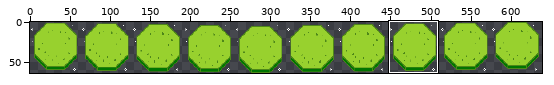
Sprite sheet -- public/assets/Tiles/Plains/Platform/sheet.png. Above: a wide view before the commit, with the close-up outlined.
Close-up. Old version:
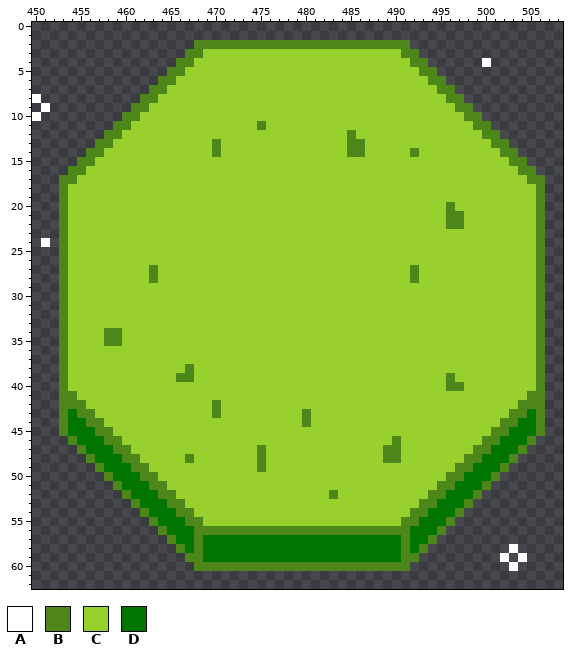
The file is 640x64 pixels. Pixels under 10% opacity are left out. Shown: x 450..508, y 0..62. The wide view leaves out empty margins. The commit also changed other parts of the picture, which this record leaves out.
Palette (. is transparent): A #ffffff  B #4e8719  C #98d12e  D #007500
Now the later version:
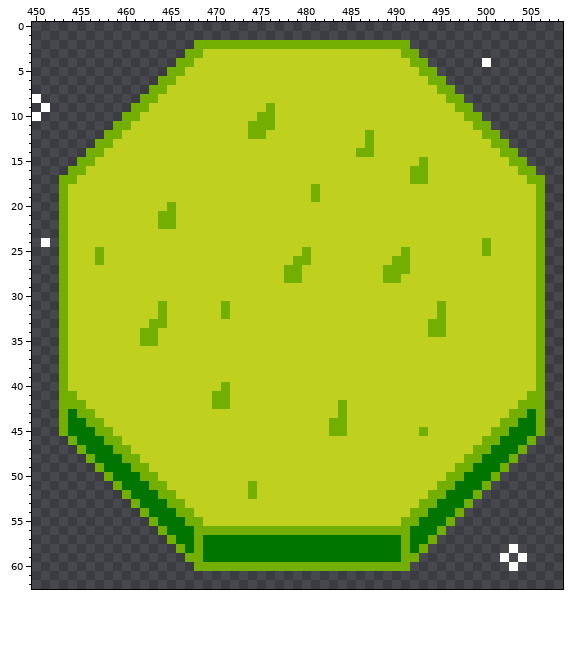
Difference:
{"colour":"B","old":"#4e8719","new":"#72af00"}
{"colour":"C","old":"#98d12e","new":"#bfd01f"}
{"y":9,"x":476,"old":"C","new":"B"}
{"y":10,"x":475,"old":"CC","new":"BB"}
{"y":11,"x":474,"old":"C","new":"B"}
{"y":11,"x":476,"old":"C","new":"B"}
{"y":12,"x":474,"old":"CC","new":"BB"}
{"y":12,"x":485,"old":"B","new":"C"}
{"y":12,"x":487,"old":"C","new":"B"}
{"y":13,"x":470,"old":"B","new":"C"}
{"y":13,"x":485,"old":"BBC","new":"CCB"}
{"y":14,"x":470,"old":"B","new":"C"}
{"y":14,"x":485,"old":"B","new":"C"}
{"y":14,"x":487,"old":"C","new":"B"}
{"y":14,"x":492,"old":"B","new":"C"}
{"y":15,"x":493,"old":"C","new":"B"}
{"y":16,"x":492,"old":"CC","new":"BB"}
{"y":17,"x":492,"old":"CC","new":"BB"}
{"y":18,"x":481,"old":"C","new":"B"}
{"y":19,"x":481,"old":"C","new":"B"}
{"y":20,"x":465,"old":"C","new":"B"}
{"y":20,"x":496,"old":"B","new":"C"}
{"y":21,"x":464,"old":"CC","new":"BB"}
{"y":21,"x":496,"old":"BB","new":"CC"}
{"y":22,"x":464,"old":"CC","new":"BB"}
{"y":22,"x":496,"old":"BB","new":"CC"}
{"y":24,"x":500,"old":"C","new":"B"}
{"y":25,"x":457,"old":"C","new":"B"}
{"y":25,"x":480,"old":"C","new":"B"}
{"y":25,"x":491,"old":"C","new":"B"}
{"y":25,"x":500,"old":"C","new":"B"}
{"y":26,"x":457,"old":"C","new":"B"}
{"y":26,"x":479,"old":"CC","new":"BB"}
{"y":26,"x":490,"old":"CC","new":"BB"}
{"y":27,"x":463,"old":"B","new":"C"}
{"y":27,"x":478,"old":"CC","new":"BB"}
{"y":27,"x":489,"old":"CCCB","new":"BBBC"}
{"y":28,"x":463,"old":"B","new":"C"}
{"y":28,"x":478,"old":"CC","new":"BB"}
{"y":28,"x":489,"old":"CC","new":"BB"}
{"y":28,"x":492,"old":"B","new":"C"}
{"y":31,"x":464,"old":"C","new":"B"}
{"y":31,"x":471,"old":"C","new":"B"}
{"y":31,"x":495,"old":"C","new":"B"}
{"y":32,"x":464,"old":"C","new":"B"}
{"y":32,"x":471,"old":"C","new":"B"}
{"y":32,"x":495,"old":"C","new":"B"}
{"y":33,"x":463,"old":"CC","new":"BB"}
{"y":33,"x":494,"old":"CC","new":"BB"}
{"y":34,"x":458,"old":"BB","new":"CC"}
{"y":34,"x":462,"old":"CC","new":"BB"}
{"y":34,"x":494,"old":"CC","new":"BB"}
{"y":35,"x":458,"old":"BB","new":"CC"}
{"y":35,"x":462,"old":"CC","new":"BB"}
{"y":38,"x":467,"old":"B","new":"C"}
{"y":39,"x":466,"old":"BB","new":"CC"}
{"y":39,"x":496,"old":"B","new":"C"}
{"y":40,"x":471,"old":"C","new":"B"}
{"y":40,"x":496,"old":"BB","new":"CC"}
{"y":41,"x":470,"old":"CC","new":"BB"}
{"y":42,"x":471,"old":"C","new":"B"}
{"y":42,"x":484,"old":"C","new":"B"}
{"y":43,"x":470,"old":"B","new":"C"}
{"y":43,"x":480,"old":"B","new":"C"}
{"y":43,"x":484,"old":"C","new":"B"}
{"y":44,"x":480,"old":"B","new":"C"}
{"y":44,"x":483,"old":"CC","new":"BB"}
{"y":45,"x":483,"old":"CC","new":"BB"}
{"y":45,"x":493,"old":"C","new":"B"}
{"y":46,"x":490,"old":"B","new":"C"}
{"y":47,"x":475,"old":"B","new":"C"}
{"y":47,"x":489,"old":"BB","new":"CC"}
{"y":48,"x":467,"old":"B","new":"C"}
{"y":48,"x":475,"old":"B","new":"C"}
{"y":48,"x":489,"old":"BB","new":"CC"}
{"y":49,"x":475,"old":"B","new":"C"}
{"y":51,"x":474,"old":"C","new":"B"}
{"y":52,"x":474,"old":"C","new":"B"}
{"y":52,"x":483,"old":"B","new":"C"}
